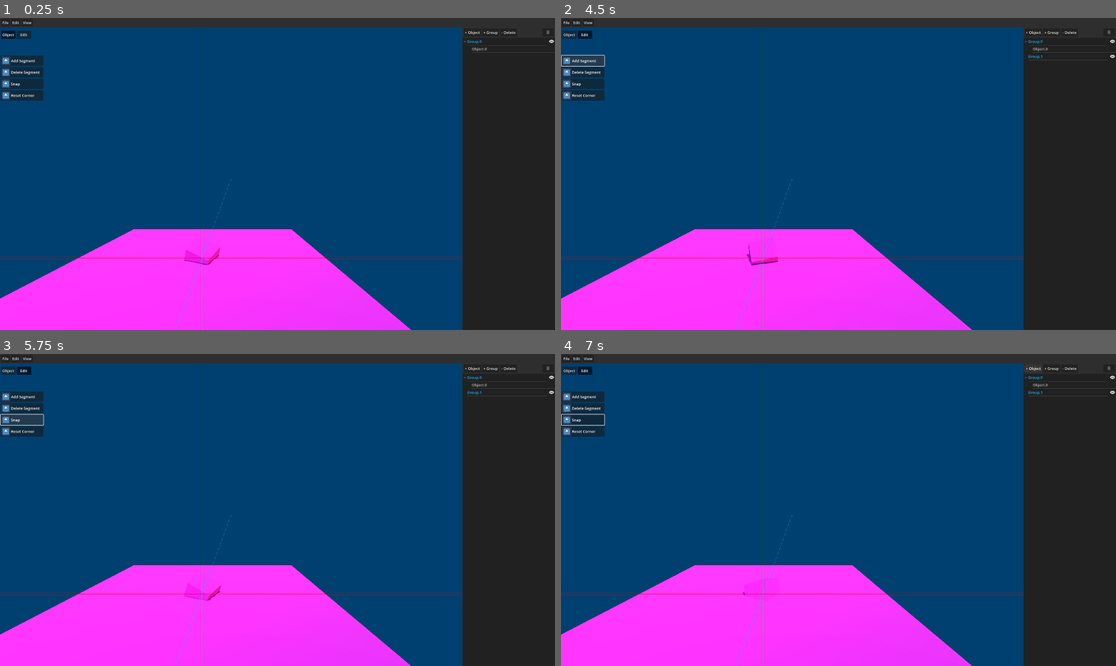
Above: before the commit, frames 1-4 (two rows, left to right).
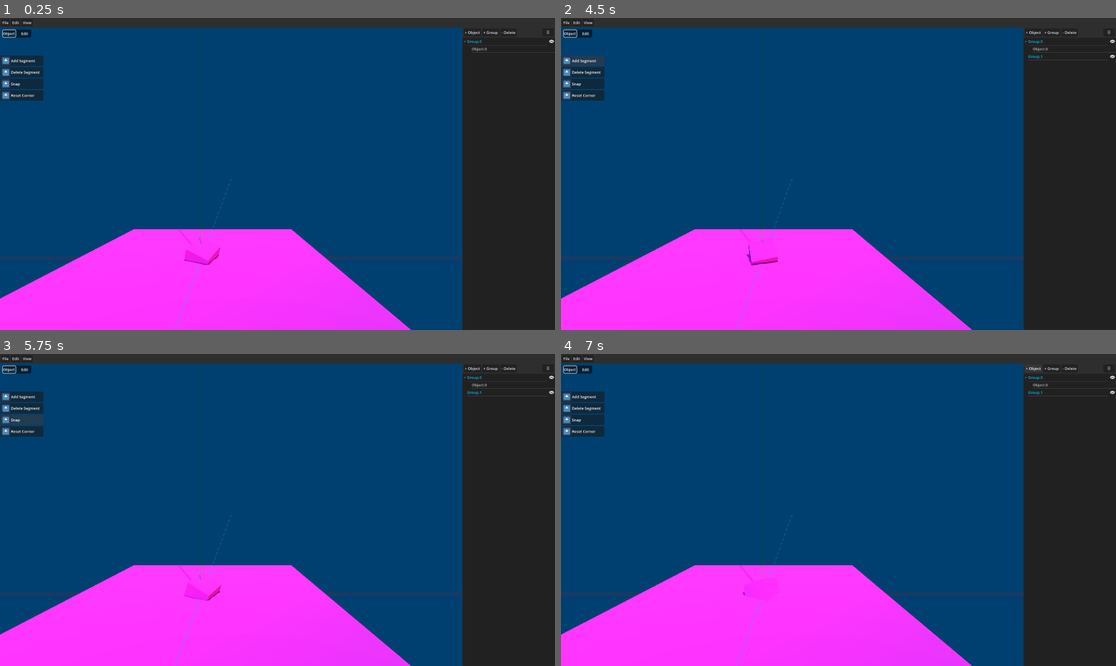
Above: after the commit, the same moments.

Repository: Linkz64/SSX-Terrain-Editor
Game: Godot game, scene res://gui/main.tscn
Same seed, same stepped clock (60 frames per second), same inputs: the game is played once before the commit and once after it. The engine's default icon, where the game draws it, is replaced by a stand-in: a white triangle on a blue panel in a dark square.
Inputs (mouse positions are in pixels of both pictures, inside the frame that each line leads up to):
- Up to frame 1 (0.25 s): no input
- Up to frame 2 (4.5 s): click (572, 33) at 0.5 s, where only the run before the commit has a clickable "Object"; click (583, 33) at 1.25 s, where only the run before the commit has a clickable "Edit"; click "☰" at 2 s; click "+ Object" at 2.75 s; click "+ Group" at 3.5 s; click "Add Segment" at 4.25 s
- Up to frame 3 (5.75 s): click "Snap" at 5 s
- Up to frame 4 (7 s): click "☰" at 5.75 s; click "+ Object" at 6.5 s

The runs differ from the first frame. In frame 1, 0.2% of the frame differs, in the area x 0-59%, y 3-100%; in frame 2, 0.3%; in frame 3, 0.3%; in frame 4, 0.3%.

Commit message:
Editing mode switch

Diff:
--- a/assets/button_groups/editing_mode.tres
+++ /dev/null
@@ -1,3 +0,0 @@
-[gd_resource type="ButtonGroup" format=3 uid="uid://c00aeauuscacf"]
-
-[resource]
--- /dev/null
+++ b/gui/editing_mode_switch.gd
@@ -0,0 +1,16 @@
+extends Control
+
+@onready var outline_mode_0: Panel = $ModeSwitch/OutlineMode0
+@onready var outline_mode_1: Panel = $ModeSwitch/OutlineMode1
+
+func _ready() -> void:
+	outline_mode_0.visible = true
+	outline_mode_1.visible = false
+
+func _on_mode_switch_toggled(toggled_on: bool) -> void:
+	if toggled_on:
+		outline_mode_0.visible = false
+		outline_mode_1.visible = true
+	else:
+		outline_mode_0.visible = true
+		outline_mode_1.visible = false
--- a/gui/main.tscn
+++ b/gui/main.tscn
@@ -7,9 +7,9 @@
 [ext_resource type="Script" uid="uid://knltk8gqw0nw" path="res://gui/tree.gd" id="4_kh6el"]
 [ext_resource type="Script" uid="uid://d2c18ybhelsh6" path="res://gui/menu_bar.gd" id="4_o7ktr"]
 [ext_resource type="Texture2D" uid="uid://nrvjxwuh8dat" path="res://assets/icon_godot.svg" id="5_bqrtb"]
-[ext_resource type="ButtonGroup" uid="uid://c00aeauuscacf" path="res://assets/button_groups/editing_mode.tres" id="6_36vyg"]
 [ext_resource type="Script" uid="uid://b5tcb6v3b23n" path="res://gui/right_panel.gd" id="6_imv73"]
 [ext_resource type="Script" uid="uid://clad0n2qh36je" path="res://gui/properties_panel.gd" id="8_iauxb"]
+[ext_resource type="Script" uid="uid://cfl5qs2rnowfq" path="res://gui/editing_mode_switch.gd" id="10_iauxb"]
 
 [sub_resource type="StyleBoxFlat" id="StyleBoxFlat_ew3qc"]
 bg_color = Color(0.129412, 0.129412, 0.129412, 1)
@@ -24,6 +24,24 @@
 content_margin_right = 2.0
 content_margin_bottom = 2.0
 bg_color = Color(0.17, 0.17, 0.17, 0)
+corner_radius_top_left = 5
+corner_radius_top_right = 5
+corner_radius_bottom_right = 5
+corner_radius_bottom_left = 5
+
+[sub_resource type="StyleBoxFlat" id="StyleBoxFlat_imv73"]
+bg_color = Color(0, 0, 0, 0.517647)
+corner_radius_top_left = 5
+corner_radius_top_right = 5
+corner_radius_bottom_right = 5
+corner_radius_bottom_left = 5
+
+[sub_resource type="StyleBoxFlat" id="StyleBoxFlat_iauxb"]
+draw_center = false
+border_width_left = 2
+border_width_top = 2
+border_width_right = 2
+border_width_bottom = 2
 corner_radius_top_left = 5
 corner_radius_top_right = 5
 corner_radius_bottom_right = 5
@@ -455,6 +473,7 @@
 [node name="AddSegment" type="Button" parent="ToolBar/EditModeTools/VBoxContainer2"]
 custom_minimum_size = Vector2(0, 36)
 layout_mode = 2
+focus_mode = 0
 
 [node name="TextureRect" type="TextureRect" parent="ToolBar/EditModeTools/VBoxContainer2/AddSegment"]
 layout_mode = 1
@@ -484,6 +503,7 @@
 [node name="DeleteSegment" type="Button" parent="ToolBar/EditModeTools/VBoxContainer2"]
 custom_minimum_size = Vector2(0, 36)
 layout_mode = 2
+focus_mode = 0
 
 [node name="TextureRect" type="TextureRect" parent="ToolBar/EditModeTools/VBoxContainer2/DeleteSegment"]
 layout_mode = 1
@@ -513,6 +533,7 @@
 [node name="Snap" type="Button" parent="ToolBar/EditModeTools/VBoxContainer2"]
 custom_minimum_size = Vector2(0, 36)
 layout_mode = 2
+focus_mode = 0
 
 [node name="TextureRect" type="TextureRect" parent="ToolBar/EditModeTools/VBoxContainer2/Snap"]
 layout_mode = 1
@@ -542,6 +563,7 @@
 [node name="ResetCorner" type="Button" parent="ToolBar/EditModeTools/VBoxContainer2"]
 custom_minimum_size = Vector2(0, 36)
 layout_mode = 2
+focus_mode = 0
 
 [node name="TextureRect" type="TextureRect" parent="ToolBar/EditModeTools/VBoxContainer2/ResetCorner"]
 layout_mode = 1
@@ -585,6 +607,7 @@
 [node name="AddObject" type="Button" parent="ToolBar/ObjectModeTools/VBoxContainer2"]
 custom_minimum_size = Vector2(0, 36)
 layout_mode = 2
+focus_mode = 0
 
 [node name="TextureRect" type="TextureRect" parent="ToolBar/ObjectModeTools/VBoxContainer2/AddObject"]
 layout_mode = 1
@@ -614,6 +637,7 @@
 [node name="DeleteObject" type="Button" parent="ToolBar/ObjectModeTools/VBoxContainer2"]
 custom_minimum_size = Vector2(0, 36)
 layout_mode = 2
+focus_mode = 0
 
 [node name="TextureRect" type="TextureRect" parent="ToolBar/ObjectModeTools/VBoxContainer2/DeleteObject"]
 layout_mode = 1
@@ -643,6 +667,7 @@
 [node name="Snap" type="Button" parent="ToolBar/ObjectModeTools/VBoxContainer2"]
 custom_minimum_size = Vector2(0, 36)
 layout_mode = 2
+focus_mode = 0
 
 [node name="TextureRect" type="TextureRect" parent="ToolBar/ObjectModeTools/VBoxContainer2/Snap"]
 layout_mode = 1
@@ -671,34 +696,53 @@
 
 [node name="EditingMode" type="Control" parent="."]
 anchors_preset = 0
-offset_left = 4.0
-offset_top = 44.0
-offset_right = 112.0
-offset_bottom = 72.0
-
-[node name="HBoxContainer" type="HBoxContainer" parent="EditingMode"]
+offset_left = 8.0
+offset_top = 40.0
+offset_right = 140.0
+offset_bottom = 68.0
+script = ExtResource("10_iauxb")
+
+[node name="ModeSwitch" type="Button" parent="EditingMode"]
+layout_mode = 0
+offset_right = 100.0
+offset_bottom = 28.0
+focus_mode = 0
+theme_override_styles/normal = SubResource("StyleBoxFlat_imv73")
+toggle_mode = true
+
+[node name="HBoxContainer" type="HBoxContainer" parent="EditingMode/ModeSwitch"]
 layout_mode = 1
 anchors_preset = 15
 anchor_right = 1.0
 anchor_bottom = 1.0
-grow_horizontal = 2
-grow_vertical = 2
-metadata/_edit_lock_ = true
-
-[node name="Object" type="Button" parent="EditingMode/HBoxContainer"]
-custom_minimum_size = Vector2(50, 0)
-layout_mode = 2
-toggle_mode = true
-button_pressed = true
-button_group = ExtResource("6_36vyg")
+offset_right = -8.0
+grow_horizontal = 2
+grow_vertical = 2
+theme_override_constants/separation = 22
+alignment = 1
+
+[node name="Object3" type="Label" parent="EditingMode/ModeSwitch/HBoxContainer"]
+layout_mode = 2
 text = "Object"
 
-[node name="Edit" type="Button" parent="EditingMode/HBoxContainer"]
-custom_minimum_size = Vector2(50, 0)
-layout_mode = 2
-toggle_mode = true
-button_group = ExtResource("6_36vyg")
+[node name="Edit3" type="Label" parent="EditingMode/ModeSwitch/HBoxContainer"]
+layout_mode = 2
 text = "Edit"
+
+[node name="OutlineMode0" type="Panel" parent="EditingMode/ModeSwitch"]
+layout_mode = 0
+offset_right = 48.0
+offset_bottom = 28.0
+mouse_filter = 2
+theme_override_styles/panel = SubResource("StyleBoxFlat_iauxb")
+
+[node name="OutlineMode1" type="Panel" parent="EditingMode/ModeSwitch"]
+layout_mode = 0
+offset_left = 60.0
+offset_right = 100.0
+offset_bottom = 28.0
+mouse_filter = 2
+theme_override_styles/panel = SubResource("StyleBoxFlat_iauxb")
 
 [connection signal="mouse_entered" from="MainViewport" to="MainViewport" method="_on_sub_viewport_container_mouse_entered"]
 [connection signal="mouse_exited" from="MainViewport" to="MainViewport" method="_on_sub_viewport_container_mouse_exited"]
@@ -712,3 +756,4 @@
 [connection signal="item_edited" from="RightPanel/Tree" to="RightPanel/Tree" method="_on_item_edited"]
 [connection signal="mouse_entered" from="RightPanel/Tree" to="RightPanel/Tree" method="_on_mouse_entered"]
 [connection signal="mouse_exited" from="RightPanel/Tree" to="RightPanel/Tree" method="_on_mouse_exited"]
+[connection signal="toggled" from="EditingMode/ModeSwitch" to="EditingMode" method="_on_mode_switch_toggled"]
--- a/world/entities/plain_patch.tscn
+++ b/world/entities/plain_patch.tscn
@@ -4,6 +4,7 @@
 
 [sub_resource type="StandardMaterial3D" id="StandardMaterial3D_kuu8v"]
 resource_local_to_scene = true
+cull_mode = 2
 
 [node name="PlainPatch" type="MeshInstance3D"]
 material_override = SubResource("StandardMaterial3D_kuu8v")
--- a/world/main_camera.gd
+++ b/world/main_camera.gd
@@ -1,12 +1,14 @@
 extends Camera3D
 
 
-const ROTATION_SENSITIVITY = Vector2(0.005, 0.01)
+const ROTATION_SENSITIVITY = Vector2(0.004, 0.004)
 const SPEED_RANGE = {"min": 1, "max": 200}
 const SPEED_RANGE_CHANGE = 4
 var movable: bool = false
 var speed: float = 30
 var _rotation: Vector2 = Vector2.ZERO
+
+
 
 
 func _unhandled_input(event: InputEvent) -> void:
--- a/world/world.tscn
+++ b/world/world.tscn
@@ -20,7 +20,6 @@
 glow_enabled = true
 
 [sub_resource type="StandardMaterial3D" id="StandardMaterial3D_4717r"]
-no_depth_test = true
 shading_mode = 0
 vertex_color_use_as_albedo = true
 
Not shown, added: gui/editing_mode_switch.gd.uid
Not shown: 1 places in gui/main.tscn that only renumber resources
